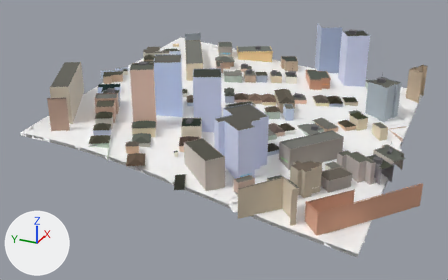
The glTF model public/tiles/0/-5_-8.glb: old version first, new version second.
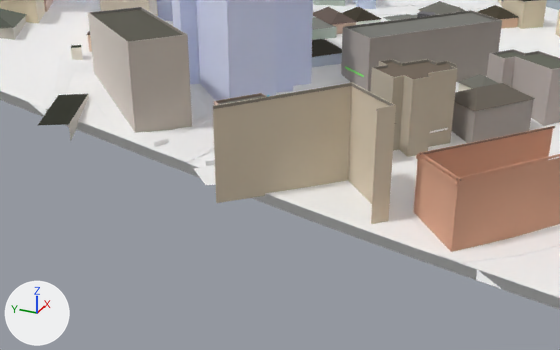
Each version is shown whole from a 50 mm lens placed at (-1603.6, 1736.3, 288.7), pointed at (-1175.4, 1929.0, 74.6), then close up from a 50 mm lens placed at (-1420.4, 1794.1, 153.0), pointed at (-1280.5, 1857.1, 83.1). Every picture has the same lights, and +X, +Y and +Z are marked at lower left. The last two pictures show the newer version. Where no turn or scale is listed for an object, it has been applied to the vertices. Vertices at exactly the same position are counted once.

Names of what the first close-up shows: 't0_-5_-8'.
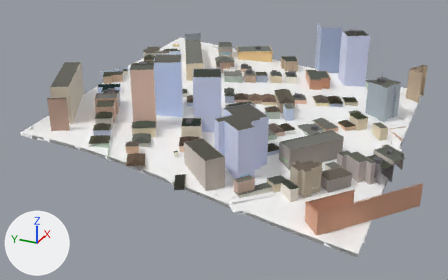
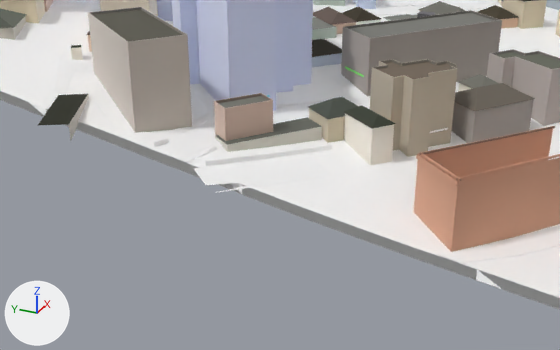
Where the change shows, as pixel boxes (x1, y1, x2, y2) in the close-ups (560 x 350 px):
part 1 of me_t0__5__8, deleted (brown): before (213, 83, 396, 224)

The change in detail:
me_t0__5__8 is used by ob_t0__5__8; location (-1153.6, 1914.4, 105.0).
me_t0__5__8 had 13052 vertices, 19085 faces and spanned x -138.0..138.0, y -149.0..149.0, z -41.0..41.0.
me_t0__5__8 now has 13020 vertices, 19057 faces and spans x -138.0..138.0, y -149.0..149.0, z -41.0..41.0.
me_t0__5__8 part 1: the loose piece of 28 vertices spanning x -136.0..-110.0, y -80.0..-46.0, z -32.0..-5.0 is deleted.
Other edits to the shape of me_t0__5__8 do not show in these pictures.
